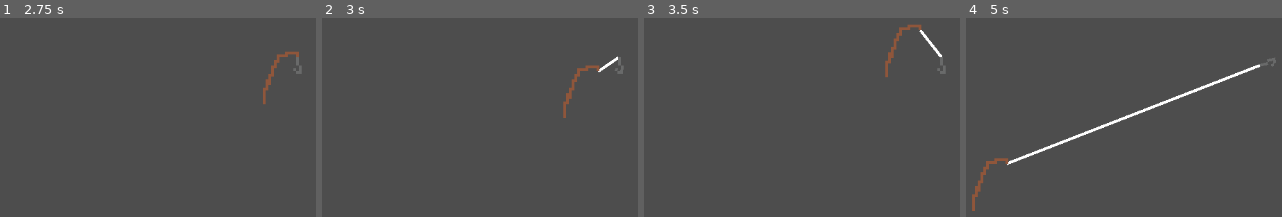
Above: before the commit, frames 1-4 (left to right).
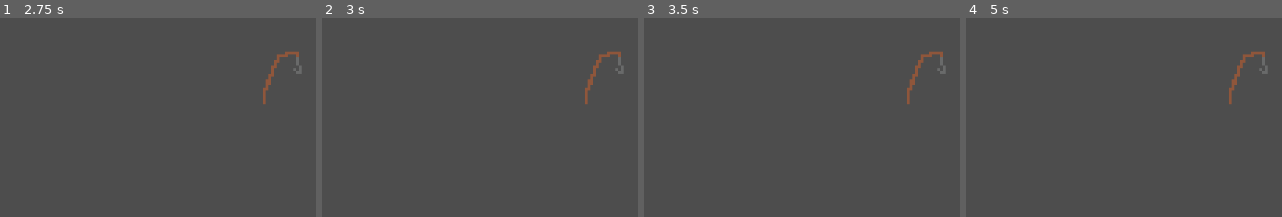
Above: after the commit, the same moments.

Repository: Lunairye/Fishing-Game
Game: Godot game, scene res://test_main.tscn
Same seed, same stepped clock (60 frames per second), same inputs: the game is played once before the commit and once after it.
Inputs:
- Up to frame 1 (2.75 s): tap Enter at 0.5, 2 s; hold F (Fish) 0.53-1.28 s; tap Space at 1.25 s; tap F (Fish) at 1.35 s; hold F (Fish) from 2.03 s (still down)
- Up to frame 2 (3 s): tap Space at 2.75 s; release F (Fish) at 2.78 s; tap F (Fish) at 2.85 s
- Up to frame 3 (3.5 s): no input
- Up to frame 4 (5 s): hold F (Fish) 3.53-4.28 s; tap Enter at 4.25 s; tap F (Fish) at 4.35 s

Frame 1 is identical in both runs. In frame 2, 0.9% of the frame differs, in the area x 76-95%, y 17-51%; in frame 3, 1.0%; in frame 4, 2.4%, in the area x 1-99%, y 17-97%.

Commit message:
Slight Variable Tweak

Diff:
--- a/Fishing Rod/fishing_rod_manager.gd
+++ b/Fishing Rod/fishing_rod_manager.gd
@@ -2,8 +2,8 @@
 
 var starting_power = 10
 var power = starting_power
-var power_max = 50
-var power_scale_amount = 10
+var power_max = 25
+var power_scale_amount = 5
 var power_scale_speed = 1
 
 var charging = true
